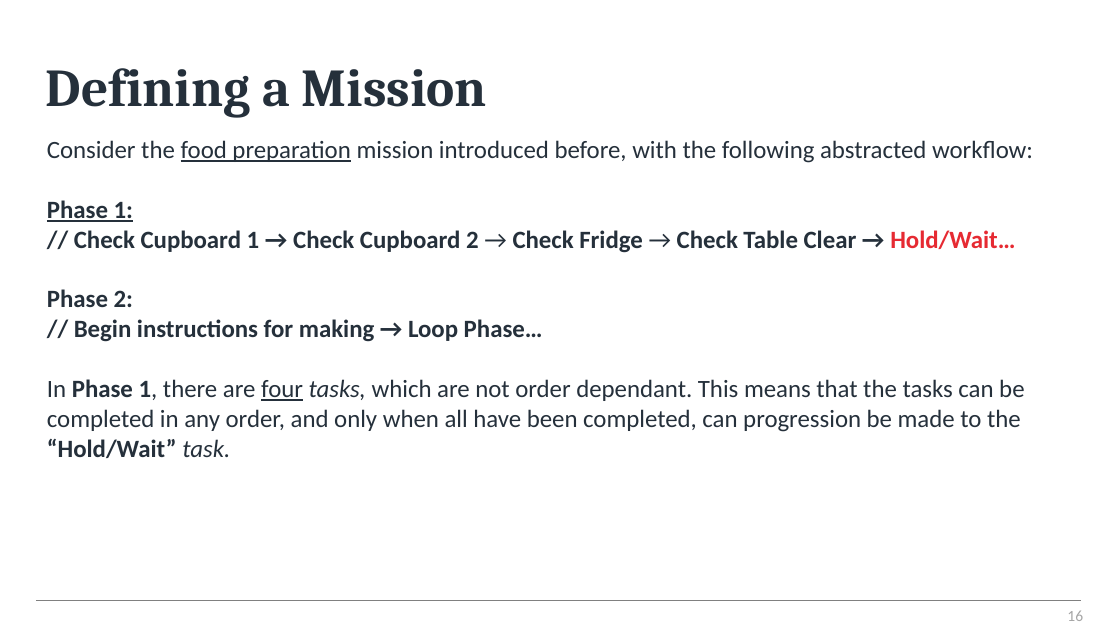
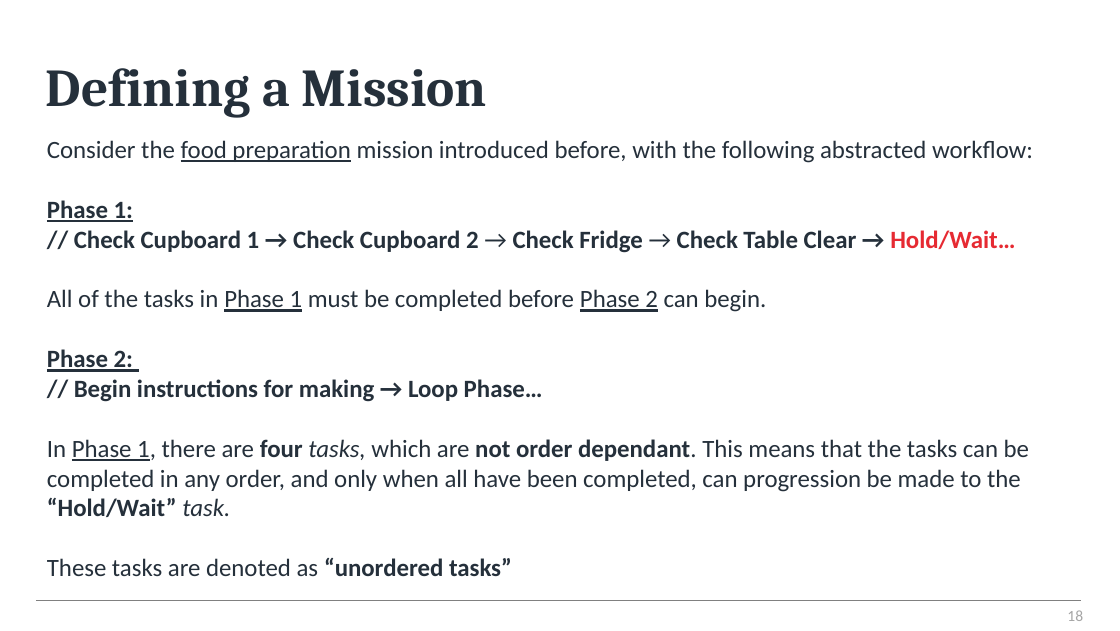
Before and after one commit to hysterr/York_Abstract_Navigation, a slide deck: slide 18 of December_2021.pptx (slide 16 before the commit). Drawn at 1120x631 pixels with LibreOffice and Linux fonts; fonts in the diff are those of the drawing; background and template pictures are left out. Boxes give left, top, right and bottom in pixels: in the first picture for what was removed or moved away, otherwise in the second. Text is boxed around its words. In the diff, an @@ line names an element or a change of style, - is before the commit and + after.

```diff
--- a/December_2021.pptx
+++ b/December_2021.pptx
@@ text at [47, 289, 766, 312]: paragraph added @@
+All of the tasks in Phase 1 must be completed before Phase 2 can begin.
@@ text at [47, 349, 1029, 517]: underline on in "Phase 2:", "Phase 1,"; bold off in "Phase 1,"; bold on in "four not order dependant."; underline off in "four" @@
@@ text at [47, 558, 512, 576]: paragraph added @@
+These tasks are denoted as “unordered tasks”
@@ page number at [1067, 610, 1083, 621]: text changed @@
-16
+18
```
Also in this commit, not shown: 18 other slides changed, 3 slides added, 6 other files.
